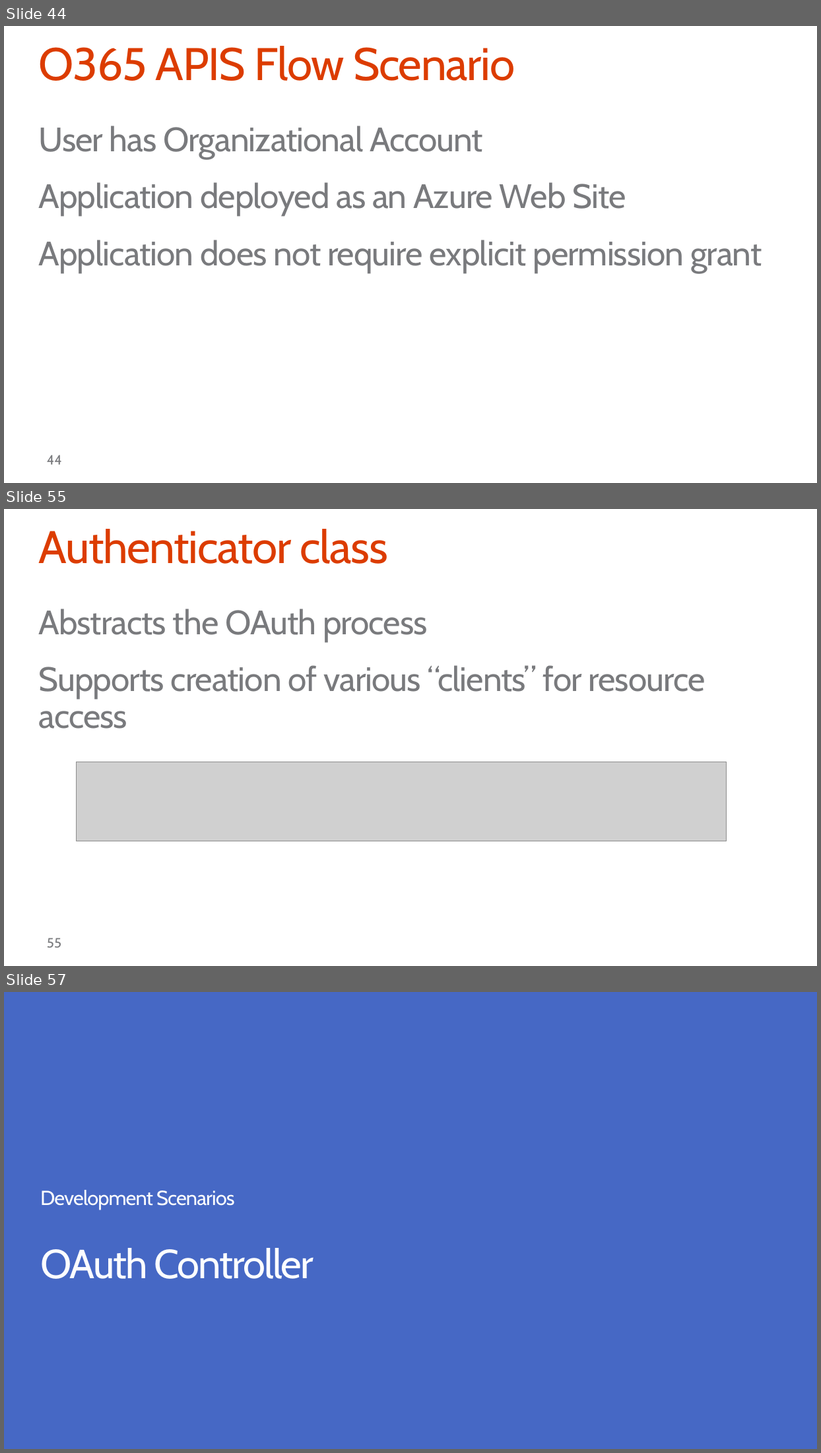
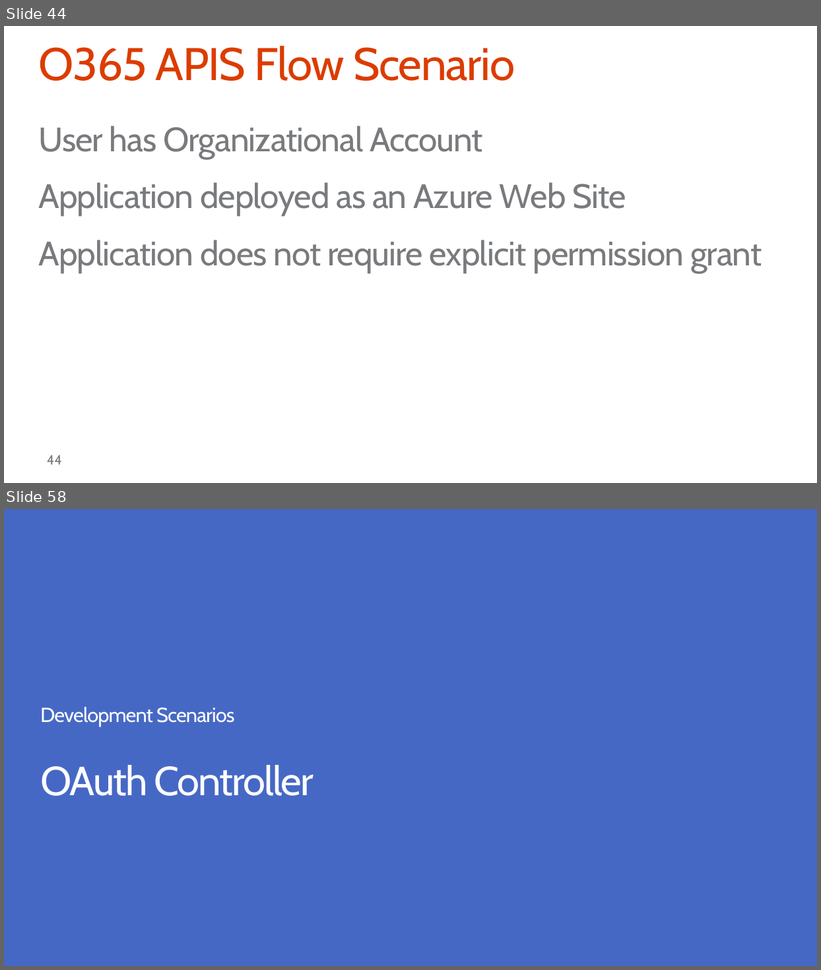
Before and after one commit to OfficeDev/TrainingContent, a slide deck: O3652-7 Deep Dive into Security and OAuth/O3652-7 Deep Dive into Security and OAuth.pptx. Shown one above the other, each under a label of ours: slides 44, 55 and 57 before the commit, slides 44 and 58 after it; the slides between them are not shown. The pictures are 821x1453 and 821x970 pixels, drawn with LibreOffice and Linux fonts; fonts in the diff are those of the drawing; grey boxes stand for pictures; background and template pictures are left out. Boxes give left, top, right and bottom in pixels: in the first picture for what was removed or moved away, otherwise in the second. Text is boxed around its words. In the diff, an @@ line names an element or a change of style, - is before the commit and + after.

```diff
--- a/O3652-7 Deep Dive into Security and OAuth/O3652-7 Deep Dive into Security and OAuth.pptx
+++ b/O3652-7 Deep Dive into Security and OAuth/O3652-7 Deep Dive into Security and OAuth.pptx
@@ slide 55 removed at <box>4,509,817,966</box>, background #FFFFFF @@
@@ title removed at <box>38,529,388,564</box> @@
-Authenticator class
@@ text removed at <box>38,609,706,729</box> @@
-Abstracts the OAuth process
-Supports creation of various “clients” for resource access
@@ picture removed at <box>76,762,726,842</box> @@
@@ page number removed at <box>47,938,61,948</box> @@
-55
@@ what was slide 57 is now slide 58 @@
```
Also in this commit, not shown: 18 slides changed, 3 slides added, 1 other slide removed.
